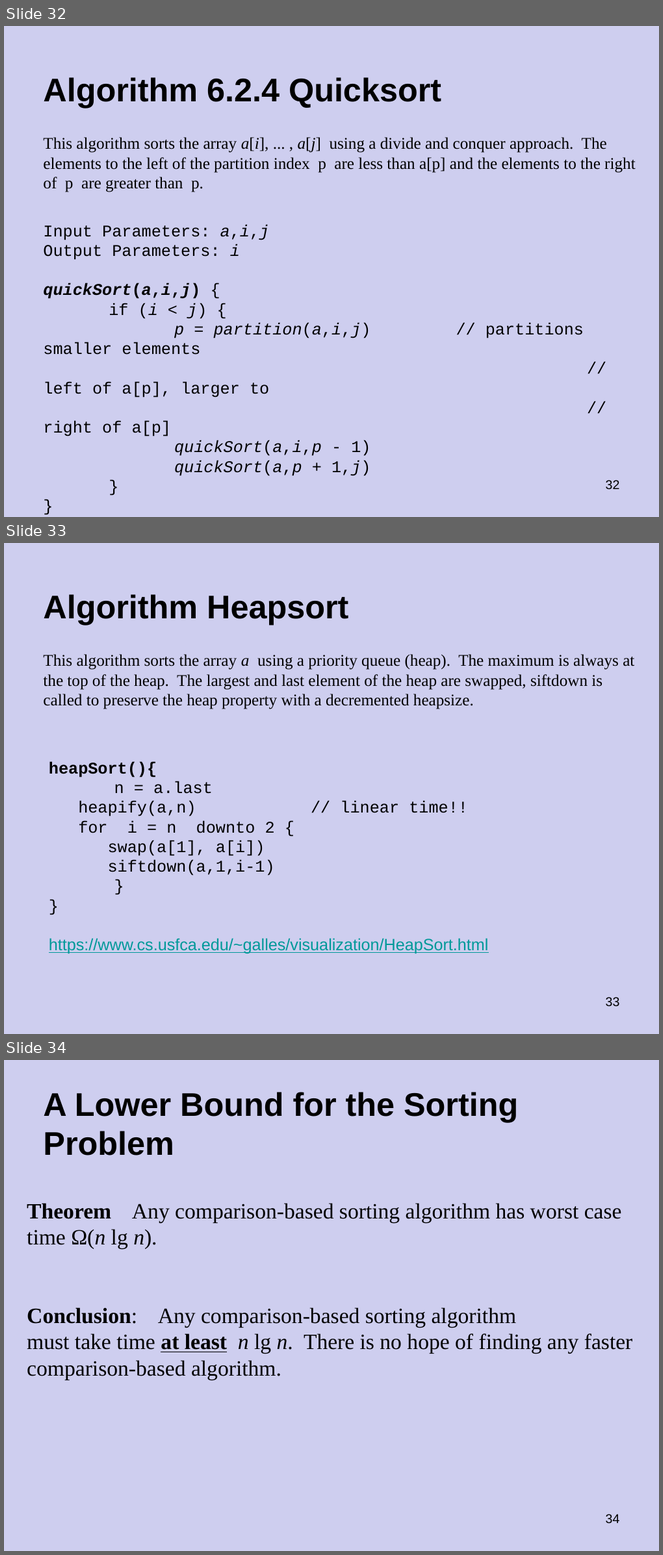
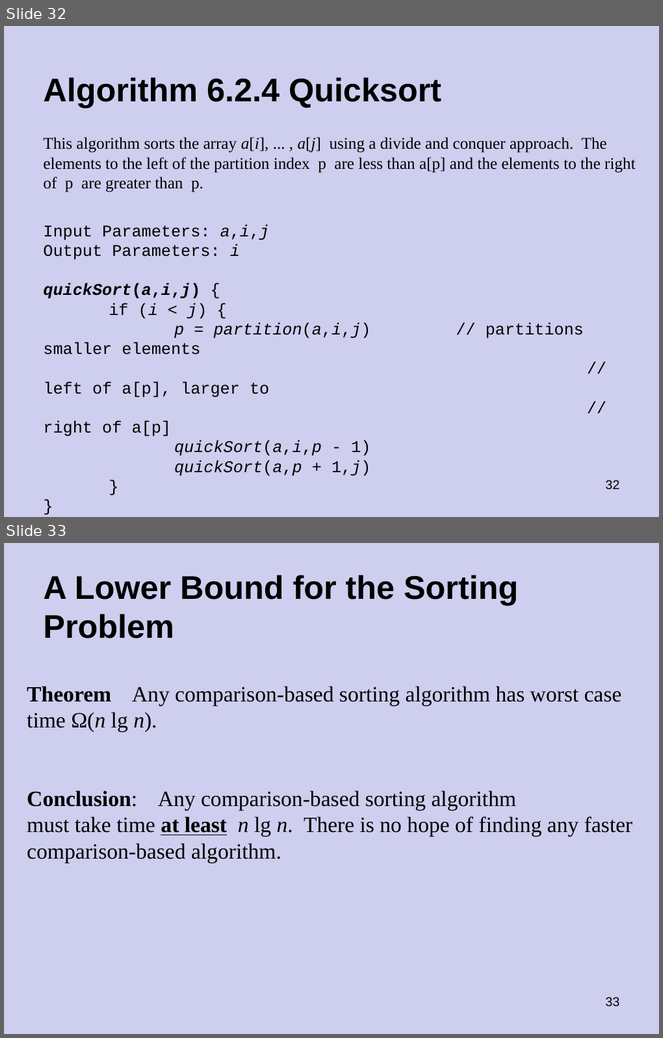
Before and after one commit to wne-cs366-f25/algo-syllabot, a slide deck: Exam1/Sorting.pptx. Shown one above the other, each under a label of ours: slides 32, 33 and 34 before the commit, slides 32 and 33 after it. The pictures are 663x1555 and 663x1038 pixels, drawn with LibreOffice and Linux fonts; fonts in the diff are those of the drawing. Boxes give left, top, right and bottom in pixels: in the first picture for what was removed or moved away, otherwise in the second. Text is boxed around its words. In the diff, an @@ line names an element or a change of style, - is before the commit and + after.

```diff
--- a/Exam1/Sorting.pptx
+++ b/Exam1/Sorting.pptx
@@ slide 33 removed at (4,543,659,1034), background #CECEEF @@
@@ title removed at (43,594,348,625) @@
-Algorithm Heapsort
@@ text removed at (43,654,634,709) @@
-This algorithm sorts the array a using a priority queue (heap). The maximum is always at the top of the heap. The largest and last element of the heap are swapped, siftdown is called to preserve the heap property with a decremented heapsize.
@@ text removed at (49,761,489,954) @@
-heapSort(){
-n = a.last
-heapify(a,n) // linear time!!
-for i = n downto 2 {
-swap(a[1], a[i])
-siftdown(a,1,i-1)
-}
-}
-https://www.cs.usfca.edu/~galles/visualization/HeapSort.html
@@ page number removed at (606,997,620,1007) @@
-33
@@ what was slide 34 is now slide 33 @@
@@ page number at (606,997,620,1007): text changed @@
-34
+33
```
Also in this commit, not shown: 4 other files.
